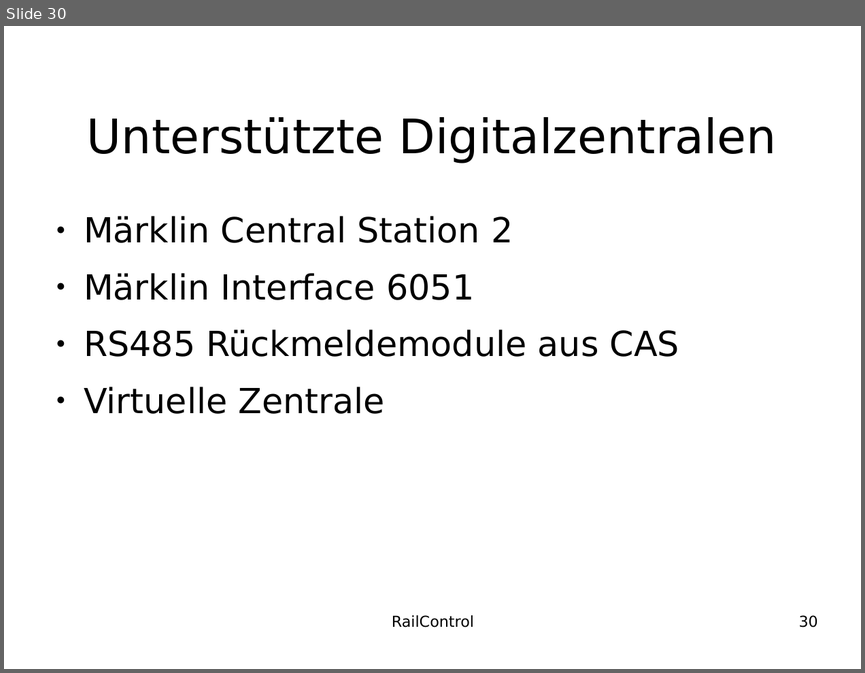
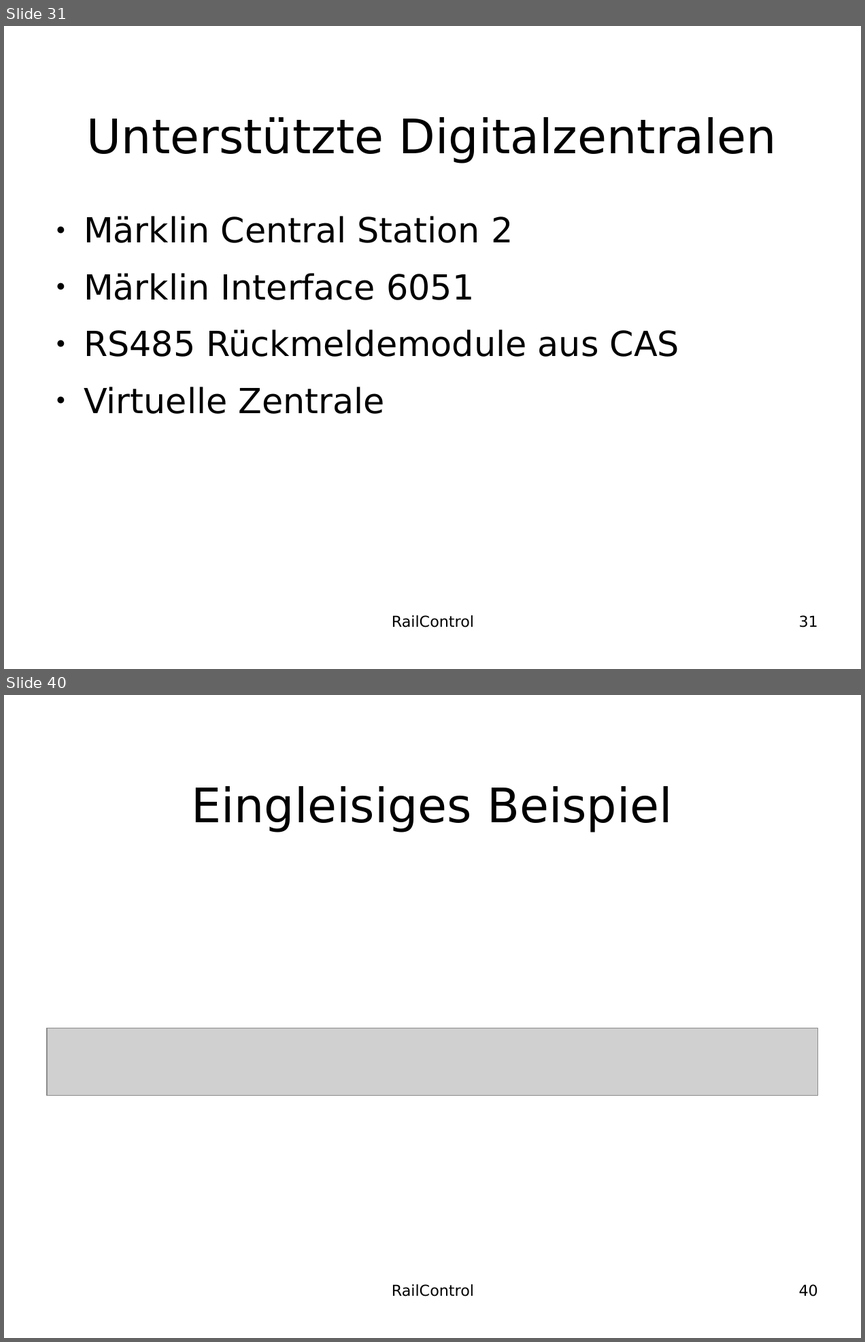
Before and after one commit to teddych/railcontrol, a slide deck: MAS/MAS_Thesis.odp. Shown one above the other, each under a label of ours: slide 30 before the commit, slides 31 and 40 after it; the slides between them are not shown. The pictures are 865x673 and 865x1342 pixels, drawn with LibreOffice and Linux fonts; fonts in the diff are those of the drawing; grey boxes stand for pictures; background and template pictures are left out. Boxes give left, top, right and bottom in pixels: in the first picture for what was removed or moved away, otherwise in the second. Text is boxed around its words. In the diff, an @@ line names an element or a change of style, - is before the commit and + after.

```diff
--- a/MAS/MAS_Thesis.odp
+++ b/MAS/MAS_Thesis.odp
@@ slide 40 added at box(4, 695, 861, 1338), background #FFFFFF @@
@@ title added at box(191, 786, 672, 832), 44 pt, text #000000 @@
+Eingleisiges Beispiel
@@ picture added at box(47, 1028, 818, 1096) @@
@@ text added at box(392, 1284, 474, 1296), 14 pt, text #000000 @@
+RailControl
@@ page number added at box(799, 1284, 818, 1296), 14 pt, text #000000 @@
+40
@@ what was slide 30 is now slide 31 @@
@@ page number at box(799, 615, 818, 627): text changed @@
-30
+31
```
Also in this commit, not shown: 1 slide changed, 26 other slides added.
